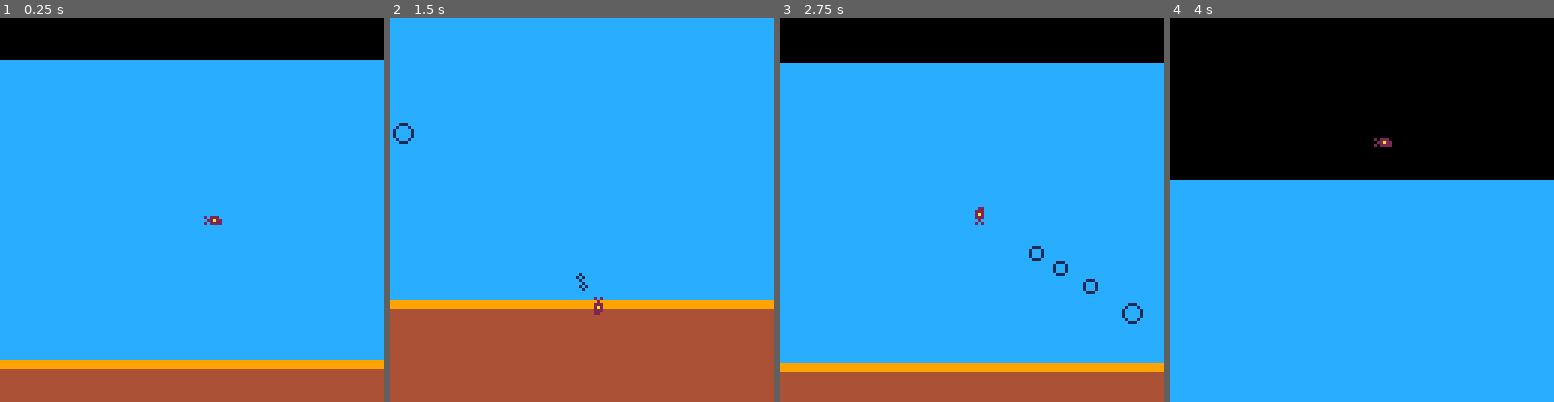
Above: before the commit, frames 1-4 (left to right).
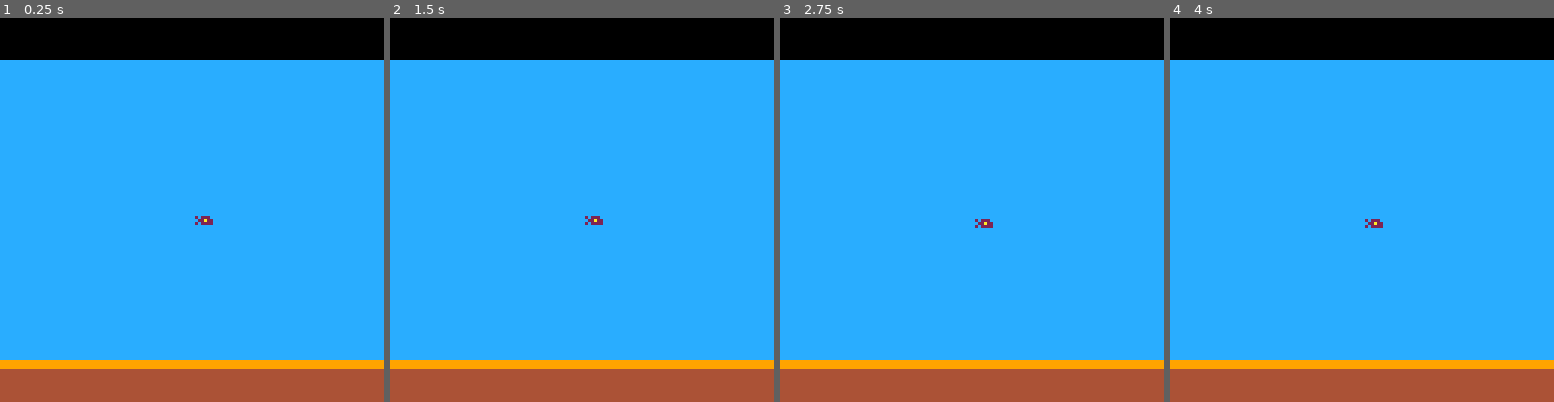
Above: after the commit, the same moments.

Repository: caranha/pico_playground
Game: PICO-8 cartridge sketches/fish.p8
Two runs of this game, one before a commit and one after it. Both use one fixed random seed, a clock stepped at 60 frames per second and the inputs below.
Inputs:
- Up to frame 1 (0.25 s): no input
- Up to frame 2 (1.5 s): no input
- Up to frame 3 (2.75 s): no input
- Up to frame 4 (4 s): no input

The runs differ from the first frame. In frame 1, 0.1% of the frame differs, in the area x 50-58%, y 51-54%; in frame 2, 29%; in frame 3, 2.8%; in frame 4, 42%, in the area x 0-100%, y 10-100%.

Commit message:
Fish.p8: Multiple fishes

Diff:
--- a/sketches/fish.p8
+++ b/sketches/fish.p8
@@ -8,11 +8,12 @@
 
 c = {x = 0, y = 0}
 
+fish = {}
 bbl = {}
 splsh = {}
 
 function update_splsh(s)
-	s.y += sin(s.a / 15) * s.spd
+	s.y += sin(s.a / 15) * abs(s.spd*1.5)
 	s.x += s.spd
 	s.a += 1
 end
@@ -23,10 +24,7 @@
 	b.s += 0.1
 end
 
-function _update()
-	t += 0.2
-	if (t > 10000) t = 0
-
+function update_fish(f)
 	f.x += f.spd*cos(f.d)
 	f.y += f.spd*sin(f.d)
 	rd = rnd(1)
@@ -35,28 +33,39 @@
 	if (f.d < 0) f.d += 1
 	if (f.d >= 1) f.d -= 1
 
-	c.x = (c.x + f.x)/2
-	c.y = (c.y + f.y)/2
-
-	c.y = max(c.y, -40)
-	c.y = min(c.y, 20)
-
-	if (rnd(1) > 0.9) add(bbl,{x = f.x, y = f.y, s = 1})
+	if rnd(1) > 0.9 then
+		add(bbl,{x = f.x, y = f.y, s = 1})
+	end
 
 	if f.y < -50 then
 		f.ow += 1
 	else
 		if (f.ow > 0) then
 			add(splsh,{x = f.x,y = -50,
-														a = 0, spd = f.ow / 10,
+														a = 0, spd = 1.5,
+														s = 1})
+			add(splsh,{x = f.x,y = -50,
+														a = 0, spd = -1.5,
 														s = 1})
 		end
 		f.ow = 0
 	end
 
 	f.y += 0.1 * (f.ow)
-
 	if (f.y > 49) f.y = 49
+end
+
+function _update()
+	t += 0.2
+	if (t > 10000) t = 0
+
+
+	c.x = (c.x + f.x)/2
+	c.y = (c.y + f.y)/2
+
+	c.y = max(c.y, -40)
+	c.y = min(c.y, 20)
+
 
 	for b in all(bbl) do
 		update_bbl(b)
